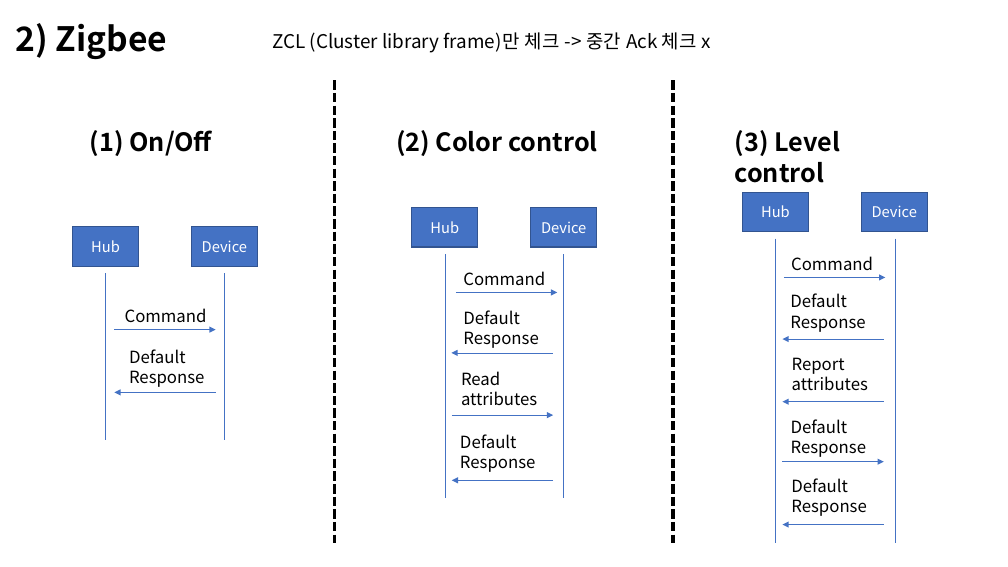
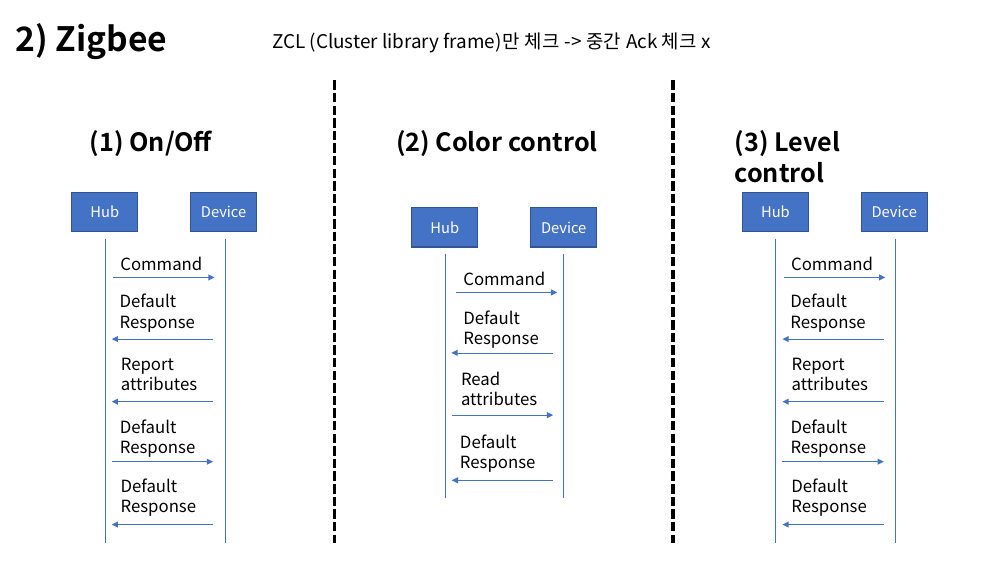
Before and after one commit to germonado/Graduation-Project, a slide deck: slide 2 of 패킷 송수신 모식도.pptx. Drawn at 1008x567 pixels with LibreOffice and Linux fonts; fonts in the diff are those of the drawing. Boxes give left, top, right and bottom in pixels: in the first picture for what was removed or moved away, otherwise in the second. Text is boxed around its words. In the diff, an @@ line names an element or a change of style, - is before the commit and + after.

```diff
--- a/패킷 송수신 모식도.pptx
+++ b/패킷 송수신 모식도.pptx
@@ rectangle "Hub": place and size @@
-rectangle "Hub" at [73,227,139,266]
+rectangle "Hub" at [72,192,138,231]
@@ rectangle "Device": place and size @@
-rectangle "Device" at [191,227,258,266]
+rectangle "Device" at [191,192,257,231]
@@ line moved from (106, 273) - (106, 440) to (105, 239) - (105, 543) @@
@@ line moved from (225, 273) - (225, 440) to (225, 239) - (225, 543) @@
@@ text "Command": place and size @@
-text "Command" at [125,308,207,323]
+text "Command" at [120,256,202,271]
@@ text "Default Response": place and size @@
-text "Default Response" at [129,349,204,387]
+text "Default Response" at [120,293,195,332]
@@ arrow moved from (114, 330) - (216, 330) to (213, 340) - (112, 340) @@
@@ arrow moved from (216, 392) - (114, 392) to (213, 402) - (112, 402) @@
@@ group added at [112,278,215,525]: 3 arrows, 3 texts @@
+Report attributes
+Default Response
+Default Response
```
Also in this commit, not shown: 1 other file.
